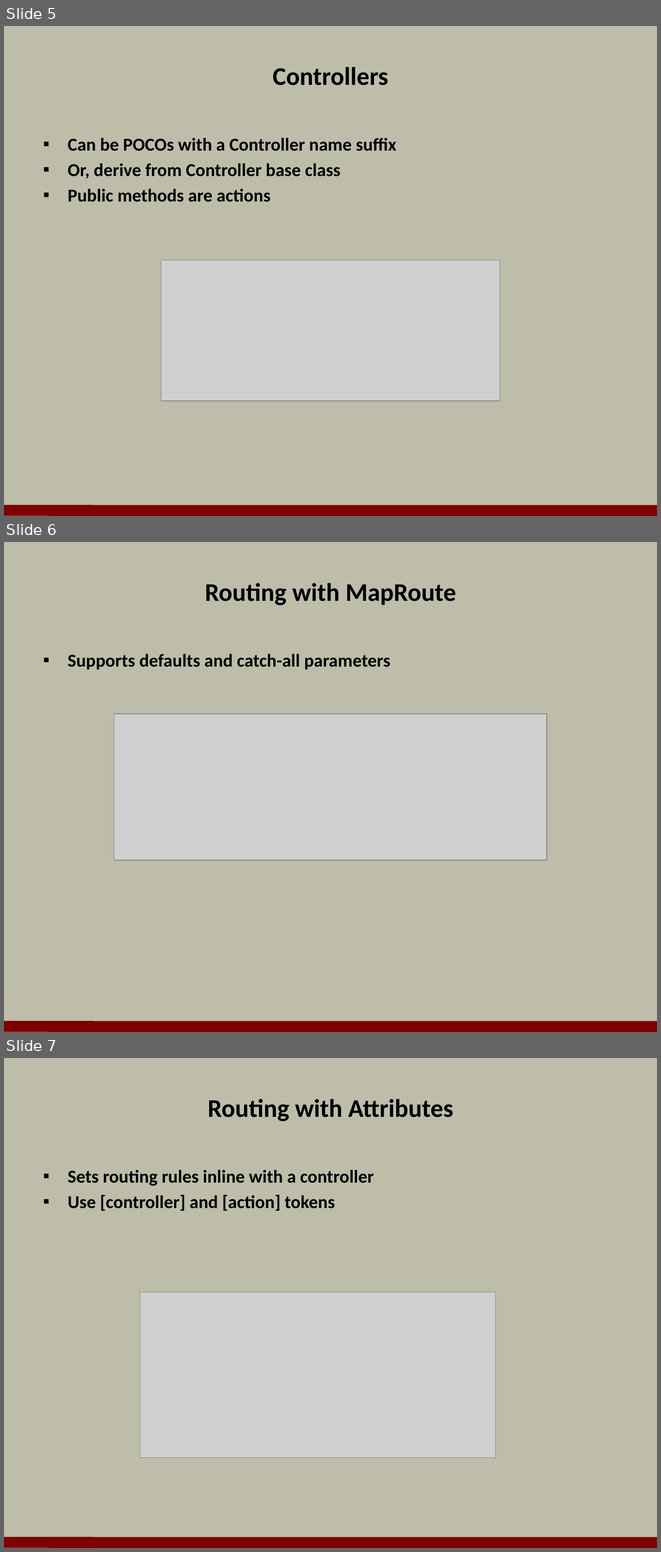
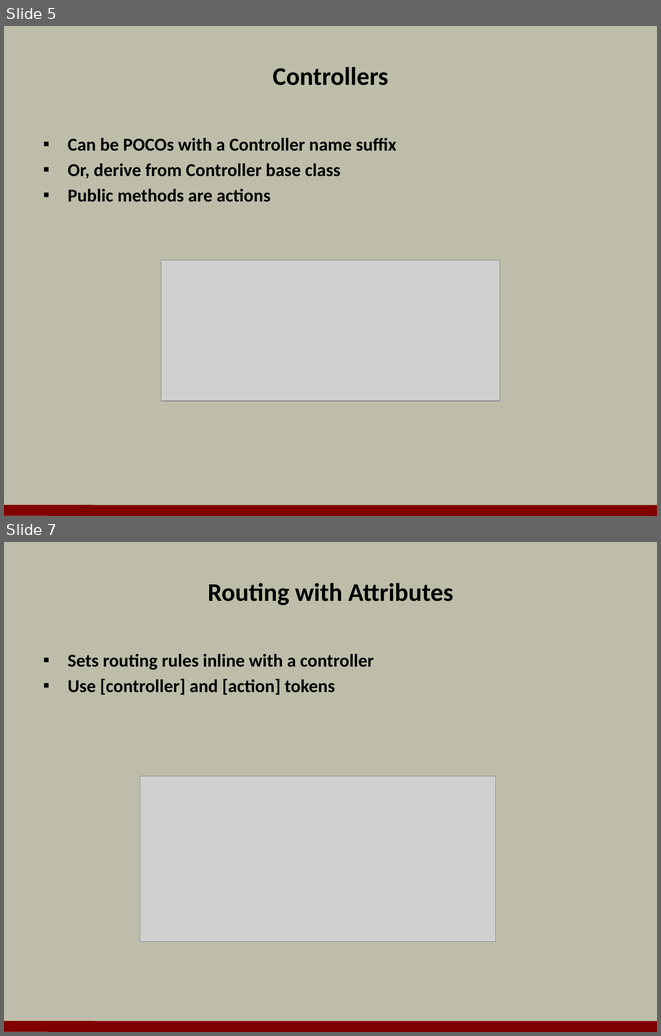
Before and after one commit to OdeToCode/classes, a slide deck: aspnetcore/slides/05_controllers.pptx. Shown one above the other, each under a label of ours: slides 5, 6 and 7 before the commit, slides 5 and 7 after it; the slides between them are not shown. The pictures are 661x1552 and 661x1036 pixels, drawn with LibreOffice and Linux fonts; fonts in the diff are those of the drawing; grey boxes stand for pictures; background and template pictures are left out. Boxes give left, top, right and bottom in pixels: in the first picture for what was removed or moved away, otherwise in the second. Text is boxed around its words. In the diff, an @@ line names an element or a change of style, - is before the commit and + after.

```diff
--- a/aspnetcore/slides/05_controllers.pptx
+++ b/aspnetcore/slides/05_controllers.pptx
@@ slide 6 removed at box(4, 542, 657, 1032), background #BDBDA9; not listed: 1 template element that a slide beside it also shows @@
@@ title removed at box(205, 583, 456, 605) @@
-Routing with MapRoute
@@ text removed at box(68, 654, 390, 670) @@
-▪ Supports defaults and catch-all parameters
@@ picture removed at box(114, 714, 547, 860) @@
```
Also in this commit, not shown: 2 slides changed, 1 slide added, 1 other slide removed, 6 other files.
